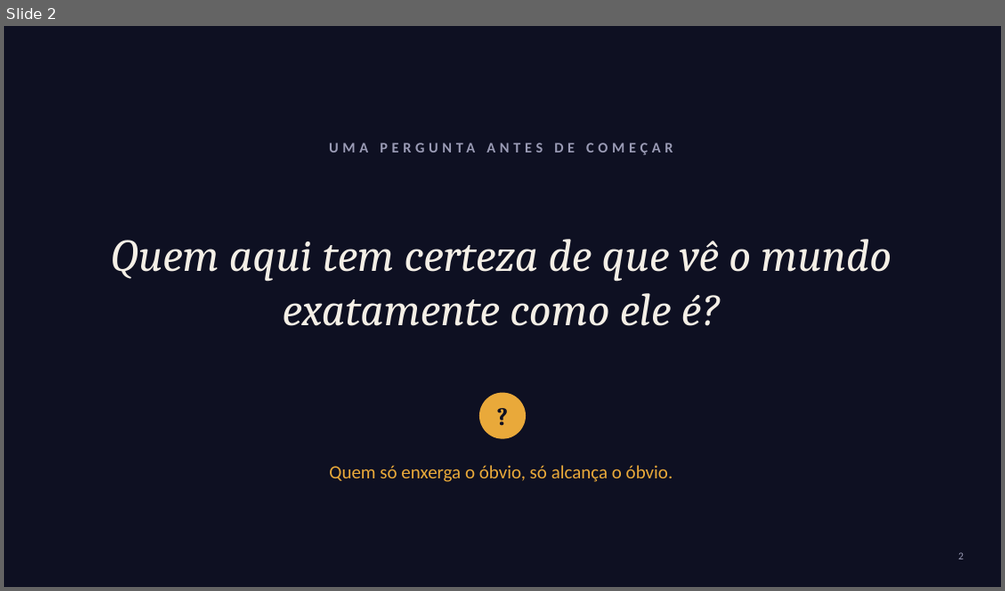
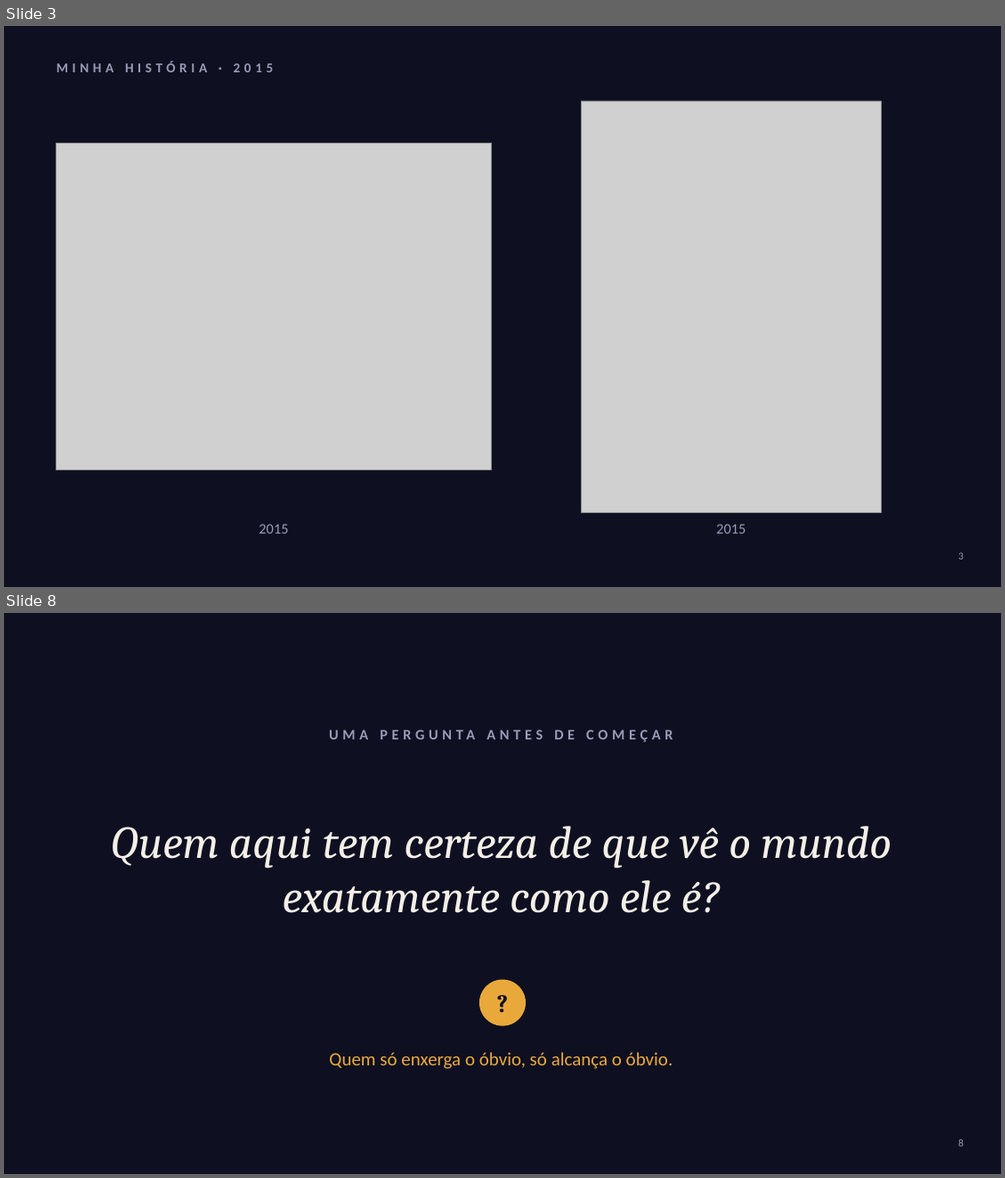
Before and after one commit to leilaonozaplivooBasil/Leil-onozaplivoo, a slide deck: apresentacoes/enxergar-alem/Enxergar_Alem_NOVO.pptx. Shown one above the other, each under a label of ours: slide 2 before the commit, slides 3 and 8 after it; the slides between them are not shown. The pictures are 1005x591 and 1005x1178 pixels, drawn with LibreOffice and Linux fonts; fonts in the diff are those of the drawing; grey boxes stand for pictures. Boxes give left, top, right and bottom in pixels: in the first picture for what was removed or moved away, otherwise in the second. Text is boxed around its words. In the diff, an @@ line names an element or a change of style, - is before the commit and + after.

```diff
--- a/apresentacoes/enxergar-alem/Enxergar_Alem_NOVO.pptx
+++ b/apresentacoes/enxergar-alem/Enxergar_Alem_NOVO.pptx
@@ slide 3 added at bbox=[4, 26, 1001, 587], background #0E1022 @@
@@ text added at bbox=[57, 61, 274, 72], 13 pt, text #9A9BB5, bold @@
+MINHA HISTÓRIA · 2015
@@ picture added at bbox=[582, 101, 882, 512] @@
@@ picture added at bbox=[57, 143, 492, 469] @@
@@ text added at bbox=[259, 524, 288, 533], 14 pt, text #9A9BB5 @@
+2015
@@ text added at bbox=[716, 524, 745, 533], 14 pt, text #9A9BB5 @@
+2015
@@ page number added at bbox=[958, 552, 963, 559], 10 pt, text #9A9BB5 @@
+3
@@ what was slide 2 is now slide 8 @@
@@ page number at bbox=[958, 1139, 963, 1146]: text changed @@
-2
+8
```
Also in this commit, not shown: 7 other slides added, 15 other files.
